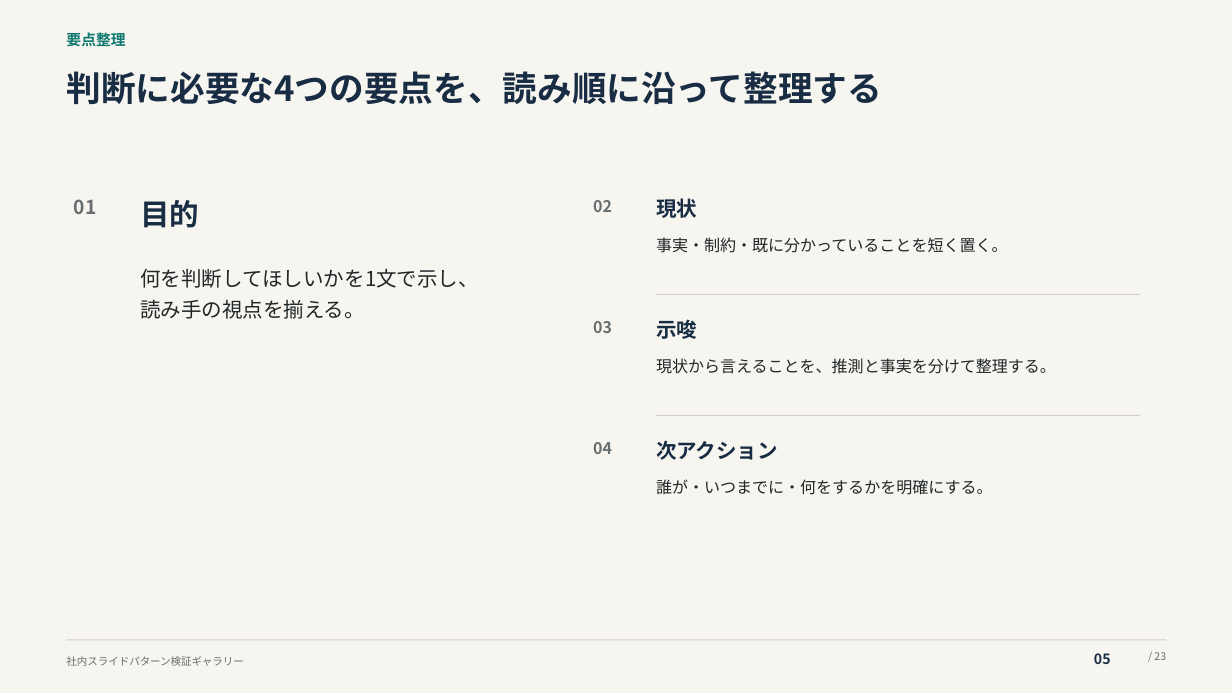
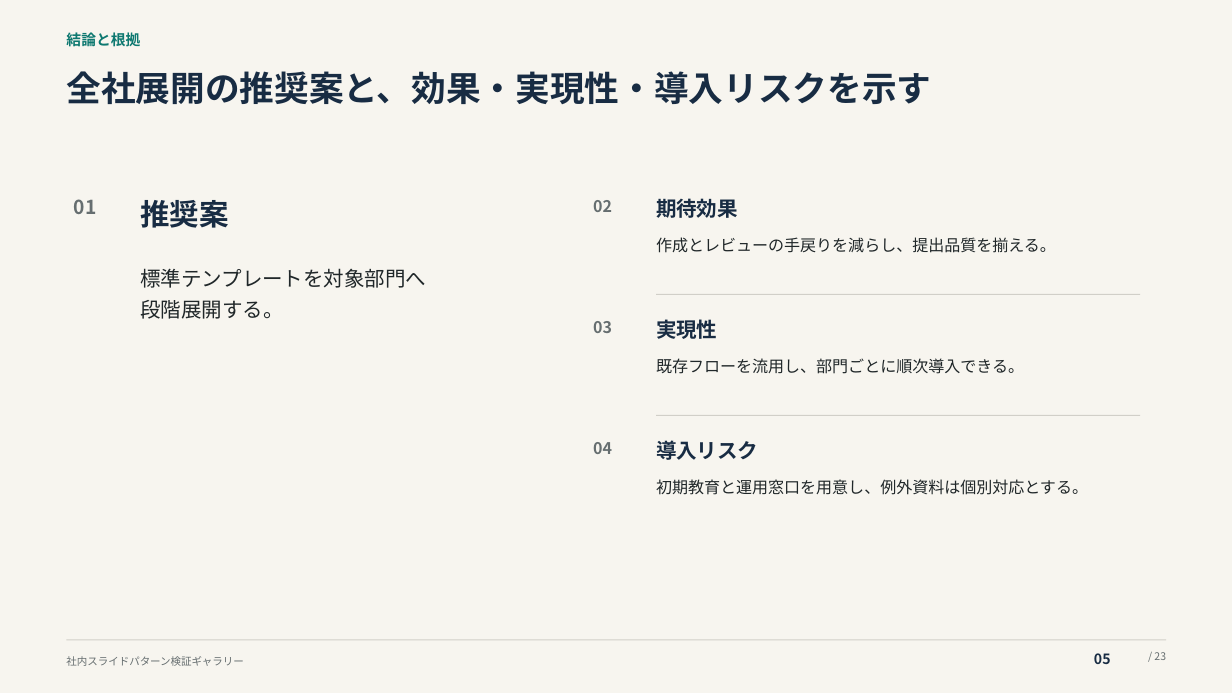
Before and after one commit to thinas1115/pptxdsl, a slide deck: slide 5 of examples/gallery/pattern_gallery.pptx. Drawn at 1232x693 pixels with LibreOffice and Linux fonts; fonts in the diff are those of the drawing. Boxes give left, top, right and bottom in pixels: in the first picture for what was removed or moved away, otherwise in the second. Text is boxed around its words. In the diff, an @@ line names an element or a change of style, - is before the commit and + after.

Commit message:
bulletsとcardsとhubの役割を明確化

```diff
--- a/examples/gallery/pattern_gallery.pptx
+++ b/examples/gallery/pattern_gallery.pptx
@@ text at [66, 32, 140, 47]: text changed @@
-要点整理
+結論と根拠
@@ text at [66, 71, 931, 104]: text changed @@
-判断に必要な4つの要点を、読み順に沿って整理する
+全社展開の推奨案と、効果・実現性・導入リスクを示す
@@ text at [140, 200, 229, 228]: text changed @@
-目的
+推奨案
@@ text at [656, 198, 738, 218]: text changed @@
-現状
+期待効果
@@ text at [656, 237, 1056, 253]: text changed @@
-事実・制約・既に分かっていることを短く置く。
+作成とレビューの手戻りを減らし、提出品質を揃える。
@@ text at [140, 268, 426, 319]: text changed @@
-何を判断してほしいかを1文で示し、
-読み手の視点を揃える。
+標準テンプレートを対象部門へ
+段階展開する。
@@ text at [656, 319, 717, 339]: text changed @@
-示唆
+実現性
@@ text at [656, 358, 1024, 374]: text changed @@
-現状から言えることを、推測と事実を分けて整理する。
+既存フローを流用し、部門ごとに順次導入できる。
@@ text at [656, 440, 758, 460]: text changed @@
-次アクション
+導入リスク
@@ text at [656, 479, 1088, 495]: text changed @@
-誰が・いつまでに・何をするかを明確にする。
+初期教育と運用窓口を用意し、例外資料は個別対応とする。
```
Also in this commit, not shown: 2 other slides changed, 7 other files.
